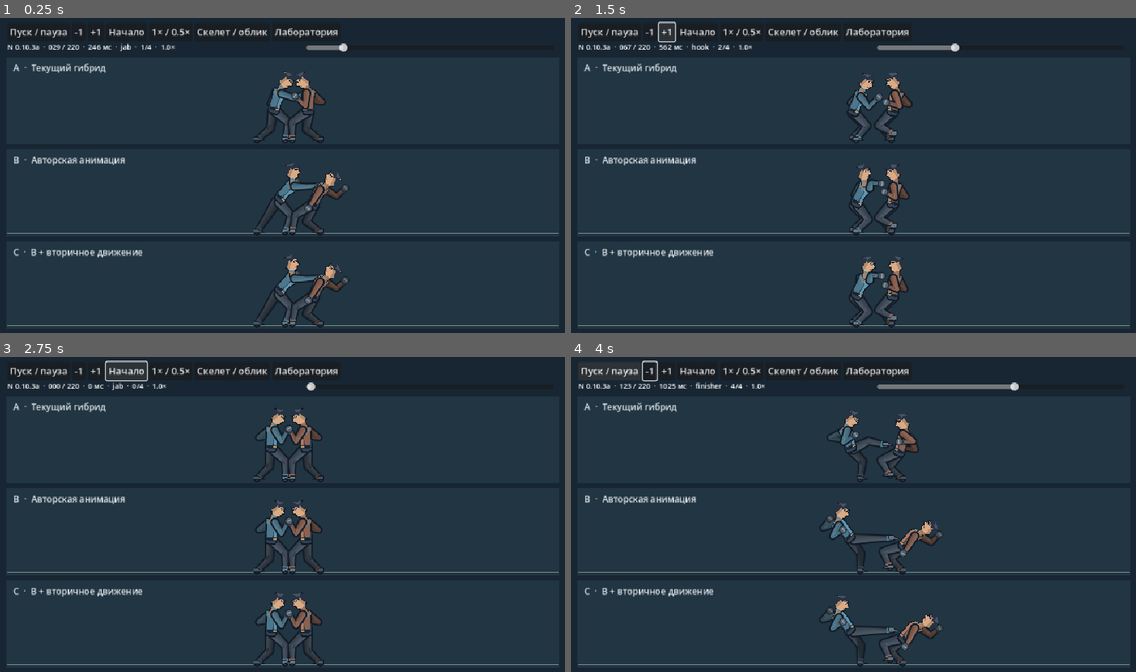
Above: before the commit, frames 1-4 (two rows, left to right).
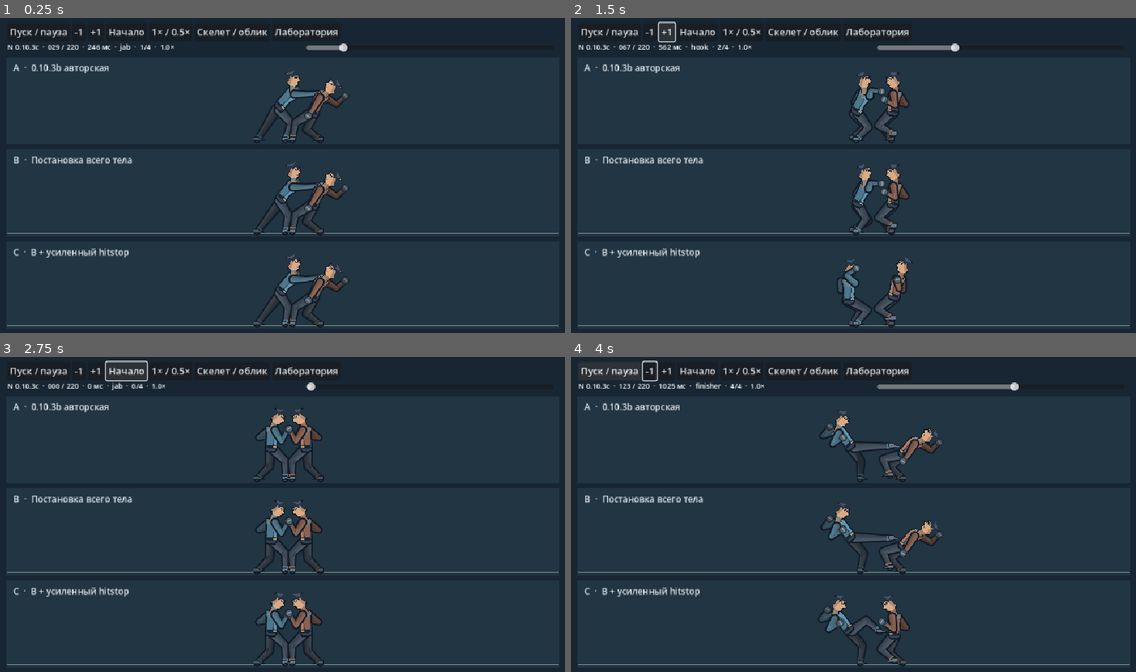
Above: after the commit, the same moments.

Repository: Mefits/Project-N
Game: Godot game, scene res://lab/anime/preview.tscn
Two runs of this game, one before a commit and one after it. Both use one fixed random seed, a clock stepped at 60 frames per second and the inputs below. This scene is started directly instead of the project's main scene.
Inputs:
- Up to frame 1 (0.25 s): no input
- Up to frame 2 (1.5 s): click "-1" at 0.5 s; click "+1" at 1.25 s
- Up to frame 3 (2.75 s): click "Начало" at 2 s
- Up to frame 4 (4 s): click "Пуск / пауза" at 2.75 s; tap Enter at 3.5 s; hold Right from 3.53 s (still down); tap R at 3.6 s; tap Space at 3.77 s; tap H at 3.8 s

The runs differ from the first frame. In frame 1, 2.5% of the frame differs, in the area x 5-62%, y 8-97%; in frame 2, 2.8%; in frame 3, 0.9%; in frame 4, 3.6%, in the area x 5-66%, y 8-98%.

Commit message:
N 0.10.3c: isolated full-body pose projection and graded contact hold A/B/C

Diff:
--- a/lab/anime/preview.gd
+++ b/lab/anime/preview.gd
@@ -2,6 +2,9 @@
 const MODEL=preload("res://lab/anime/comparison.gd")
 const SKIN=preload("res://game/smooth_skin.gd")
 var model=MODEL.new()
+var full_body:Array[Dictionary]=[]
+var impact_clock:Array[int]=[]
+const EXTRA_HOLD=[0,2,4,6] # additional 120 Hz ticks; only in replay C
 var tick:float=0
 var playing:bool=true
 var speed:float=1.0
@@ -9,6 +12,7 @@
 var slider:HSlider
 var info:Label
 func _ready()->void:
+    _build_study()
     var bar:=HBoxContainer.new()
     bar.position=Vector2(12,8)
     add_child(bar)
@@ -40,7 +44,7 @@
     tick=clampf(t,0,220)
     slider.set_value_no_signal(tick)
     var f:Dictionary=model.record.frames[int(tick)]
-    info.text="N 0.10.3a  ·  %03d / 220  ·  %.0f мс  ·  %s  ·  %d/4  ·  %.1f×"%[int(tick),tick*1000/120,f.a.kind,f.hits,speed]
+    info.text="N 0.10.3c  ·  %03d / 220  ·  %.0f мс  ·  %s  ·  %d/4  ·  %.1f×"%[int(tick),tick*1000/120,f.a.kind,f.hits,speed]
     queue_redraw()
 func _process(dt:float)->void:
     if playing:seek(fposmod(tick+120*dt*speed,221))
@@ -52,20 +56,100 @@
     for k in p:draw_circle(p[k],2.5,c)
 func _draw()->void:
     draw_rect(Rect2(0,0,960,540),Color("#172632"))
-    var names:Array=["A  ·  Текущий гибрид","B  ·  Авторская анимация","C  ·  B + вторичное движение"]
-    var f:Dictionary=model.record.frames[int(tick)]
+    var names:Array=["A  ·  0.10.3b авторская","B  ·  Постановка всего тела","C  ·  B + усиленный hitstop"]
     for variant in range(3):
         var y:float=66+157*variant
         var floor_y:float=y+143
         draw_rect(Rect2(10,y,940,149),Color("#213542"))
         draw_string(ThemeDB.fallback_font,Vector2(22,y+24),names[variant],HORIZONTAL_ALIGNMENT_LEFT,-1,15,Color("#e2e7eb"))
         draw_line(Vector2(12,floor_y),Vector2(948,floor_y),Color("#82968e"),1)
-        var p:Dictionary=model.sample(int(tick),variant)
+        var source_tick:int=impact_clock[int(tick)] if variant==2 else int(tick)
+        var sample_frame:Dictionary=model.record.frames[source_tick]
+        var p:Dictionary=model.sample(source_tick,1) if variant==0 else full_body[source_tick]
         draw_set_transform(Vector2(10,floor_y-430),0,Vector2.ONE)
         if bones:
             _skeleton(p.a,Color("#6daac8"))
             _skeleton(p.b,Color("#c88b72"))
         else:
-            SKIN.draw(self,p.a,int(f.a.face),Color("#6daac8"))
-            SKIN.draw(self,p.b,int(f.b.face),Color("#c88b72"))
+            SKIN.draw(self,p.a,int(sample_frame.a.face),Color("#6daac8"))
+            SKIN.draw(self,p.b,int(sample_frame.b.face),Color("#c88b72"))
         draw_set_transform(Vector2.ZERO)
+
+# 0.10.3c original authored hypothesis. Same world, positions, hits and support.
+# Staging beats (120 Hz): jab/cross/hook load 0-4, drive 4-9, recover 9-19;
+# kick chamber 3-12, extension 12-19, retraction 23-39. No measured reference timing.
+# Local hip, shoulder and thigh depth are projection proxies, not a 3D rig.
+func _staged_attacker(i:int,base:Dictionary)->Dictionary:
+    var f:Dictionary=model.record.frames[i].a
+    var p:Dictionary=base.duplicate(true)
+    if f.age<0 or not f.kind in ["jab","cross","hook","finisher"]:return p
+    var age:float=float(f.age)
+    var kick:bool=f.kind=="finisher"
+    var load:float=smoothstep(0.0,12.0 if kick else 4.0,age)*(1.0-smoothstep(12.0 if kick else 4.0,19.0 if kick else 9.0,age))
+    var drive:float=smoothstep(12.0 if kick else 4.0,19.0 if kick else 9.0,age)*(1.0-smoothstep(23.0 if kick else 10.0,39.0 if kick else 19.0,age))
+    var face:float=float(f.face)
+    var twist:float=(load-drive)*(-1.0 if f.kind=="cross" else 1.0)
+    var hip:Vector2=Vector2(base.hips)+Vector2((-4.0*load+(0.0 if kick else 3.0)*drive)*face,4.0*load-1.0*drive)
+    # Projected hip/shoulder counter-rotation; endpoints stay authored.
+    var hips_delta:Vector2=hip-Vector2(base.hips)
+    p.hips=hip
+    p.chest=Vector2(base.chest)+hips_delta*.65
+    p.head=Vector2(base.head)+hips_delta*.4
+    for j in range(2):
+        var side:String="near" if j==0 else "far"
+        var sign_side:float=1.0 if j==0 else -1.0
+        var shoulder_key:String="shoulder_"+side
+        var sh_delta:Vector2=hips_delta*.65+Vector2(4.0*twist*sign_side*face,-2.0*twist*sign_side)
+        p[shoulder_key]=Vector2(base[shoulder_key])+sh_delta
+        p["elbow_"+side]=Vector2(base["elbow_"+side])+sh_delta*.5
+        # Endpoints retain the 0.10.3b strike / guard trajectory.
+        var thigh:Vector2=hip+Vector2((3.0+3.0*twist)*sign_side*face,2.0*twist*sign_side)
+        var foot:Vector2=base["foot_"+side]
+        if f.support[j]:foot=f.points["foot_"+side]
+        var d:Vector2=foot-thigh
+        var length:float=d.length()
+        var axis:Vector2=d.normalized() if length>.001 else Vector2.DOWN
+        var normal:=Vector2(axis.y,-axis.x)*face
+        # Author projected knee silhouettes with bounded bend. Rear leg braces,
+        # lead leg compresses then extends; no sliding of planted ankle targets.
+        var bend:float=sqrt(maxf(0.0,900.0-length*length*.25))
+        var style:float=(1.0+0.18*load-0.18*drive) if j==0 else (1.0-0.18*load+0.12*drive)
+        if kick and j==0:style=1.0+.12*load
+        var knee:Vector2=thigh+d*.5+normal*minf(bend*style,29.0)
+        p["thigh_"+side]=thigh
+        p["knee_"+side]=knee
+        p["foot_"+side]=foot
+    # Preserve the real contact endpoint, even during the finisher.
+    if model.record.frames[i].contact_event:p[f.strike]=f.points[f.strike]
+    return p
+
+func _build_study()->void:
+    var max_leg:float=0.0
+    for i in range(model.record.frames.size()):
+        var frame:Dictionary=model.record.frames[i]
+        var previous:Dictionary=model.sample(i,1)
+        var p:Dictionary={"a":_staged_attacker(i,previous.a),"b":previous.b.duplicate(true)}
+        if frame.frozen and i>0:p=full_body[-1].duplicate(true)
+        full_body.append(p)
+        if frame.contact_event and p.a[frame.a.strike]!=frame.a.points[frame.a.strike]:
+            push_error("0.10.3c contact endpoint drift")
+        if not frame.frozen:
+            for j in range(2):
+                var side:String="near" if j==0 else "far"
+                if frame.a.support[j] and Vector2(p.a["foot_"+side]).distance_to(frame.a.points["foot_"+side])>.001:
+                    push_error("0.10.3c support drift")
+                max_leg=maxf(max_leg,Vector2(p.a["thigh_"+side]).distance_to(p.a["knee_"+side]))
+                max_leg=maxf(max_leg,Vector2(p.a["knee_"+side]).distance_to(p.a["foot_"+side]))
+        for fighter in ["a","b"]:
+            for key in p[fighter]:
+                if not Vector2(p[fighter][key]).is_finite():push_error("0.10.3c nonfinite pose")
+    # Build deterministic retime map from source ticks and inserted duplicates.
+    impact_clock.clear()
+    for i in range(221):
+        impact_clock.append(i)
+        var c:int=model.contacts.find(i)
+        if c>=0:
+            for repeat in range(EXTRA_HOLD[c]):impact_clock.append(i)
+    if impact_clock.size()!=233:push_error("0.10.3c unexpected retime length")
+    if max_leg>40.0:push_error("0.10.3c visual leg exceeded 40 px limit")
+    print("N 0.10.3c study: ",model.contacts," extra hold ",EXTRA_HOLD," max projected leg ",max_leg)
